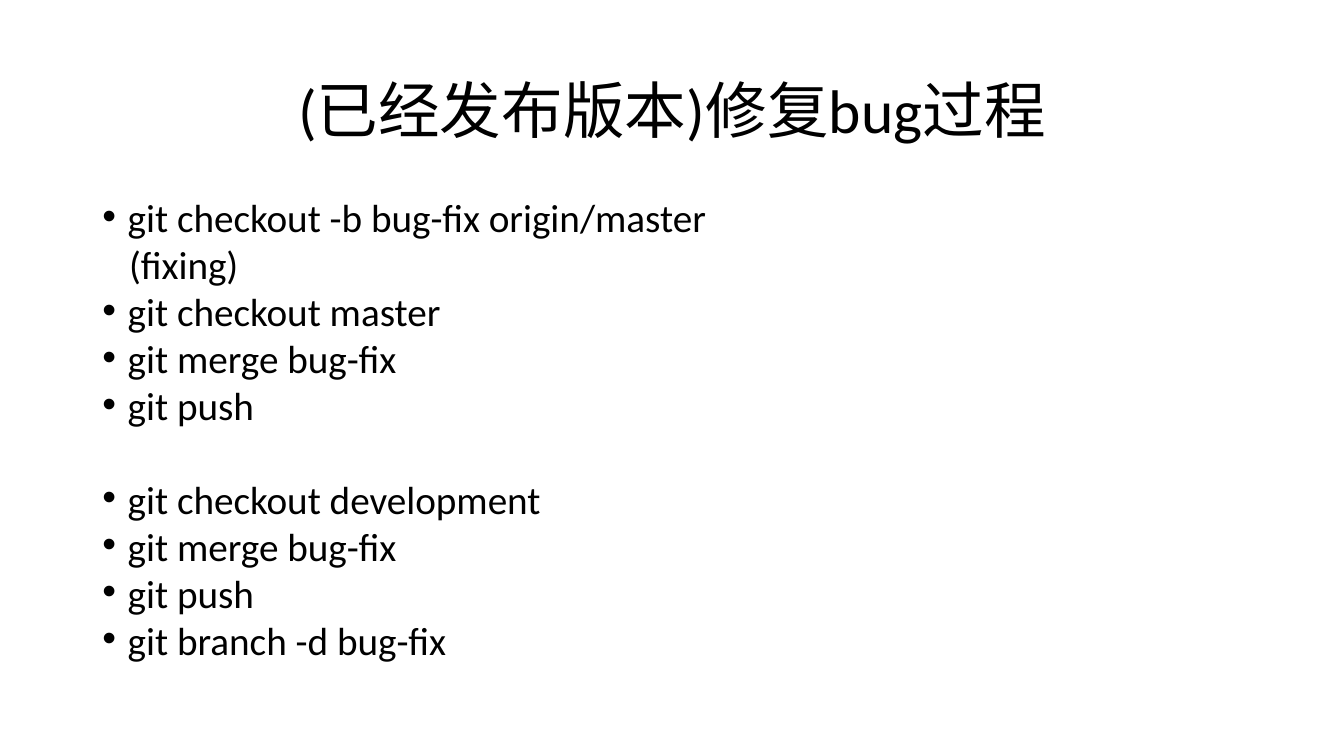
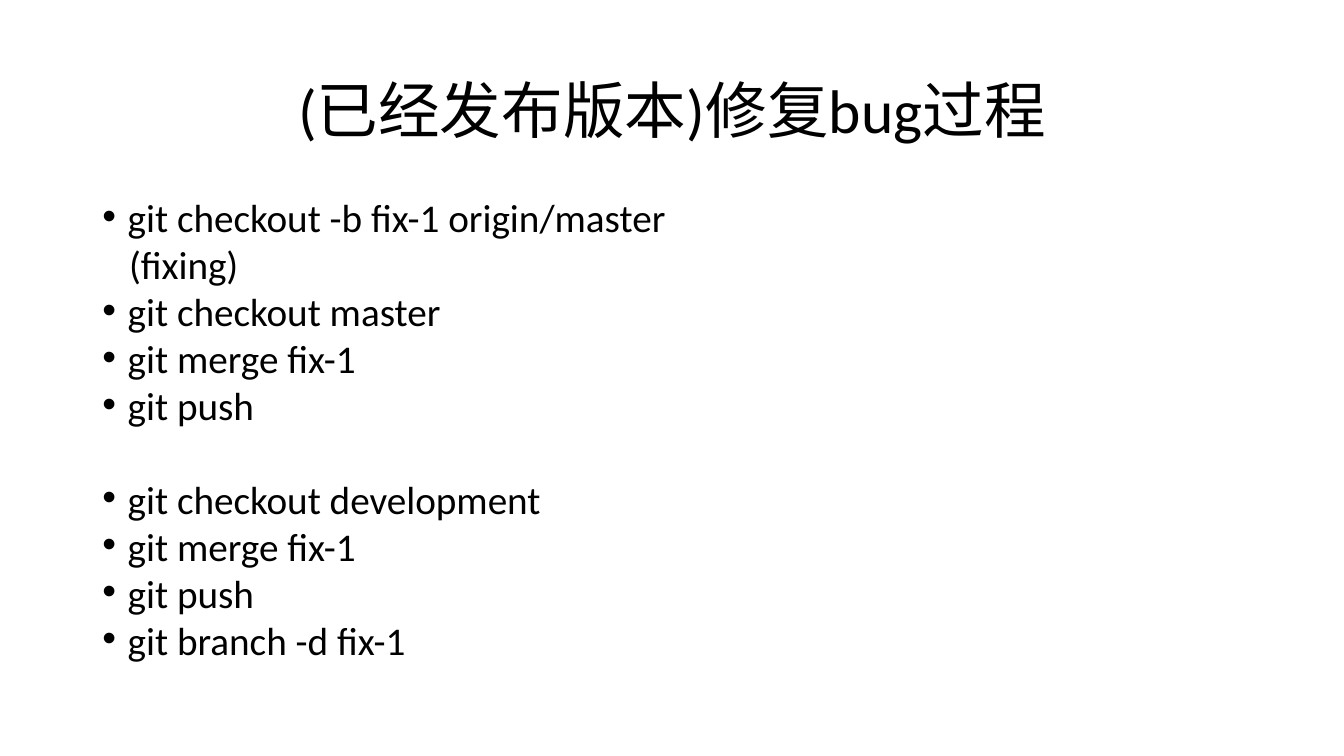
Before and after one commit to ruhuansanmei/gituse, a slide deck: slide 11 of gitUsage.pptx. Drawn at 1344x756 pixels with LibreOffice and Linux fonts; fonts in the diff are those of the drawing. Boxes give left, top, right and bottom in pixels: in the first picture for what was removed or moved away, otherwise in the second. Text is boxed around its words. In the diff, an @@ line names an element or a change of style, - is before the commit and + after.

```diff
--- a/gitUsage.pptx
+++ b/gitUsage.pptx
@@ text at (x1=128, y1=204, x2=665, y2=239): text changed @@
-• git checkout -b bug-fix origin/master
+• git checkout -b fix-1 origin/master
@@ text at (x1=128, y1=346, x2=355, y2=380): text changed @@
-• git merge bug-fix
+• git merge fix-1
@@ text at (x1=128, y1=534, x2=355, y2=568): text changed @@
-• git merge bug-fix
+• git merge fix-1
@@ text at (x1=128, y1=627, x2=405, y2=662): text changed @@
-• git branch -d bug-fix
+• git branch -d fix-1
```
Also in this commit, not shown: 2 other slides changed, 1 other file.
